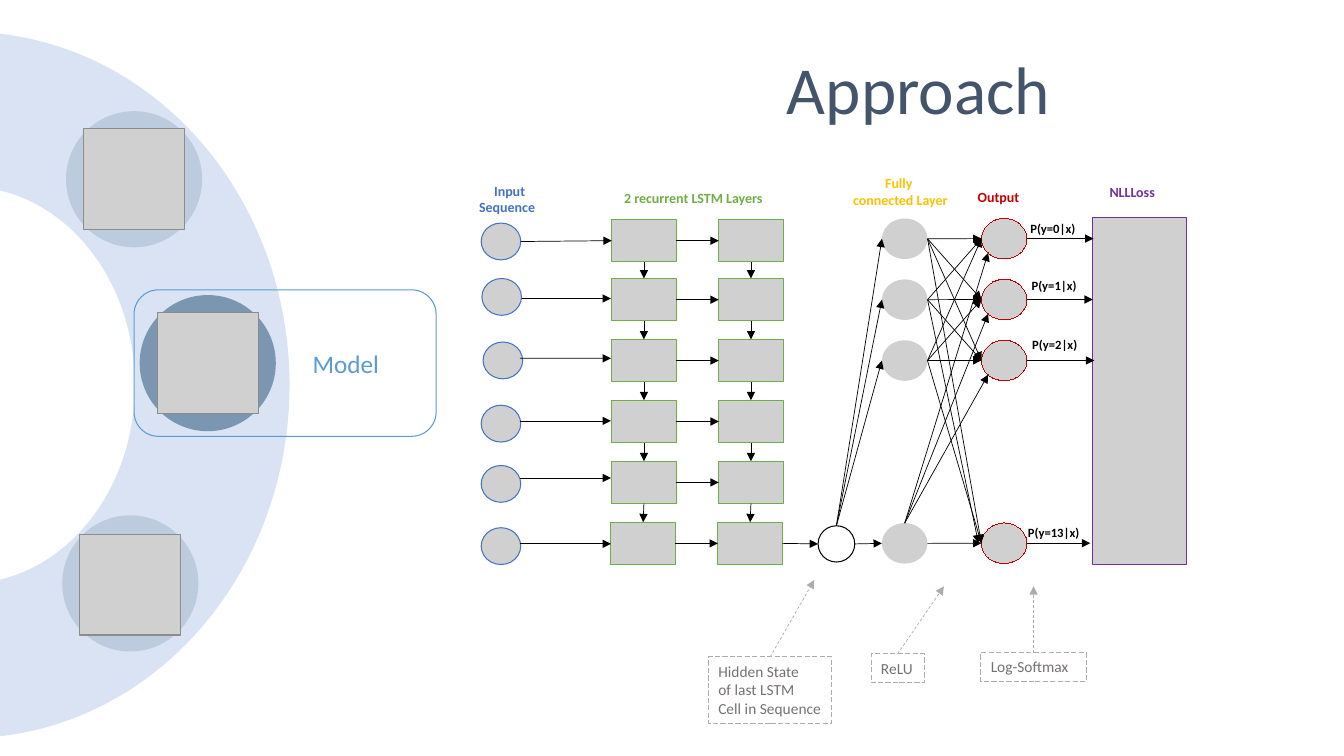
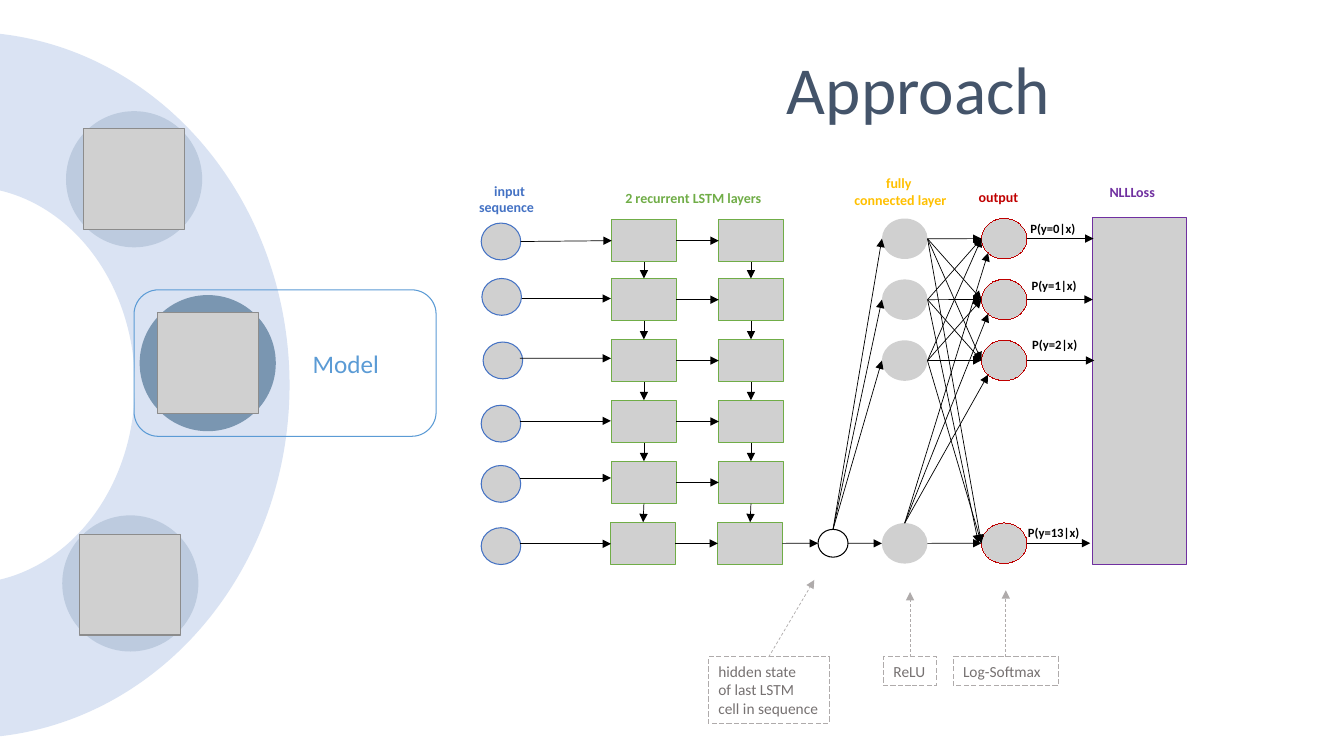
Before and after one commit to erikhelmut/ADL-recognition-with-wrist-worn-accelerometer, a slide deck: slide 6 of Activities of Daily Living-recognition-with-wrist-worn-accelerometer.pptx. Drawn at 1344x756 pixels with LibreOffice and Linux fonts; fonts in the diff are those of the drawing; grey boxes stand for pictures. Boxes give left, top, right and bottom in pixels: in the first picture for what was removed or moved away, otherwise in the second. Text is boxed around its words. In the diff, an @@ line names an element or a change of style, - is before the commit and + after.

Commit message:
Added presentation as pdf

```diff
--- a/Activities of Daily Living-recognition-with-wrist-worn-accelerometer.pptx
+++ b/Activities of Daily Living-recognition-with-wrist-worn-accelerometer.pptx
@@ text at <box>854,178,947,208</box>: text changed @@
-Fully
-connected Layer
+fully
+connected layer
@@ text at <box>479,186,534,214</box>: text changed @@
-Input
-Sequence
+input
+sequence
@@ text at <box>625,193,761,205</box>: text changed @@
-2 recurrent LSTM Layers
+2 recurrent LSTM layers
@@ text at <box>979,193,1019,205</box>: text changed @@
-Output
+output
@@ arrow moved from (837, 526) - (882, 239) to (833, 529) - (882, 239) @@
@@ arrow moved from (837, 526) - (882, 299) to (833, 529) - (882, 299) @@
@@ arrow moved from (837, 526) - (882, 361) to (833, 529) - (882, 361) @@
@@ ellipse: place and size @@
-ellipse at <box>819,526,855,563</box>
+ellipse at <box>819,529,849,558</box>
@@ arrow moved from (855, 544) - (882, 543) to (848, 543) - (882, 543) @@
@@ arrow moved from (897, 654) - (944, 587) to (910, 656) - (910, 592) @@
@@ arrow moved from (1033, 652) - (1033, 587) to (1006, 656) - (1006, 591) @@
@@ rectangle "ReLU": place and size @@
-rectangle "ReLU" at <box>871,654,925,684</box>
+rectangle "ReLU" at <box>884,656,938,686</box>
@@ rectangle "Log-Softmax": place and size @@
-rectangle "Log-Softmax" at <box>981,652,1087,682</box>
+rectangle "Log-Softmax" at <box>954,656,1060,686</box>
@@ text in rectangle at <box>718,666,796,677</box>: text changed @@
-Hidden State
+hidden state
@@ text in rectangle at <box>718,703,818,717</box>: text changed @@
-Cell in Sequence
+cell in sequence
```
Also in this commit, not shown: 7 other slides changed, 1 other file.
